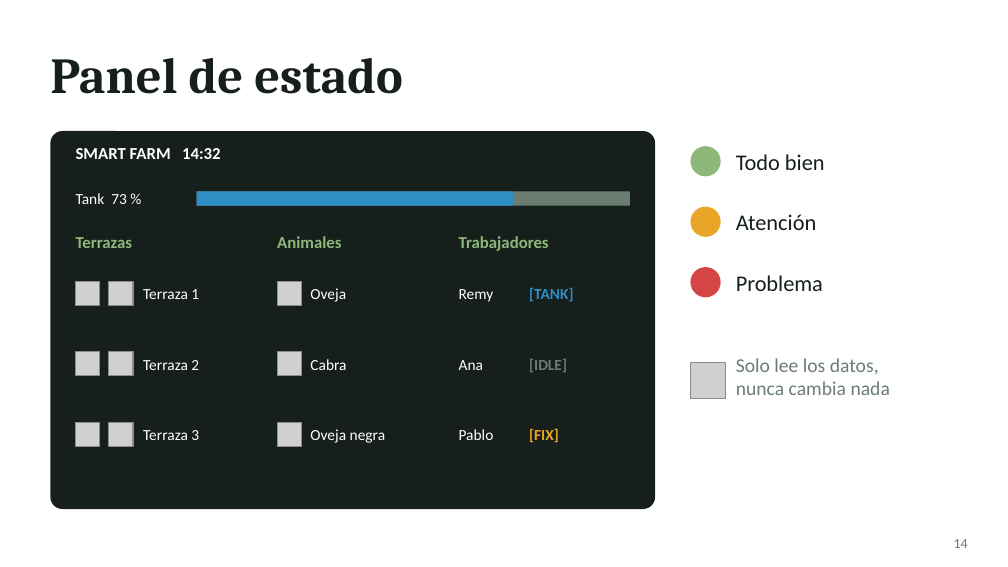
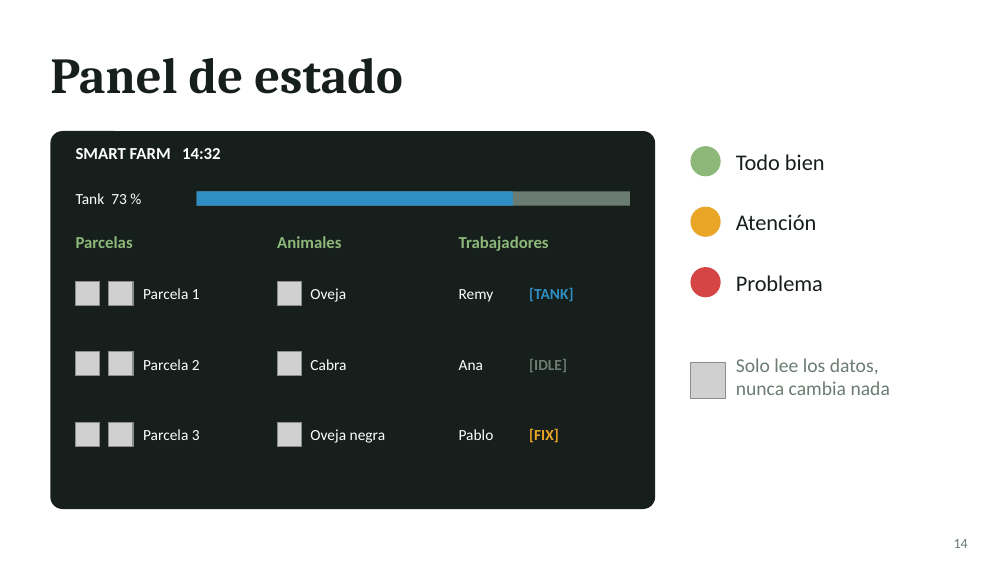
Before and after one commit to JorgeCarrascoF/SmartFarm, a slide deck: slide 14 of docs/Smart Farm - Presentación.pptx. Drawn at 1008x567 pixels with LibreOffice and Linux fonts; fonts in the diff are those of the drawing; grey boxes stand for pictures. Boxes give left, top, right and bottom in pixels: in the first picture for what was removed or moved away, otherwise in the second. Text is boxed around its words. In the diff, an @@ line names an element or a change of style, - is before the commit and + after.

```diff
--- a/docs/Smart Farm - Presentación.pptx
+++ b/docs/Smart Farm - Presentación.pptx
@@ text at [76,236,133,248]: text changed @@
-Terrazas
+Parcelas
@@ text at [143,288,200,299]: text changed @@
-Terraza 1
+Parcela 1
@@ text at [143,359,200,370]: text changed @@
-Terraza 2
+Parcela 2
@@ text at [143,429,200,440]: text changed @@
-Terraza 3
+Parcela 3
```
Also in this commit, not shown: 9 other slides changed, 3 other files.
